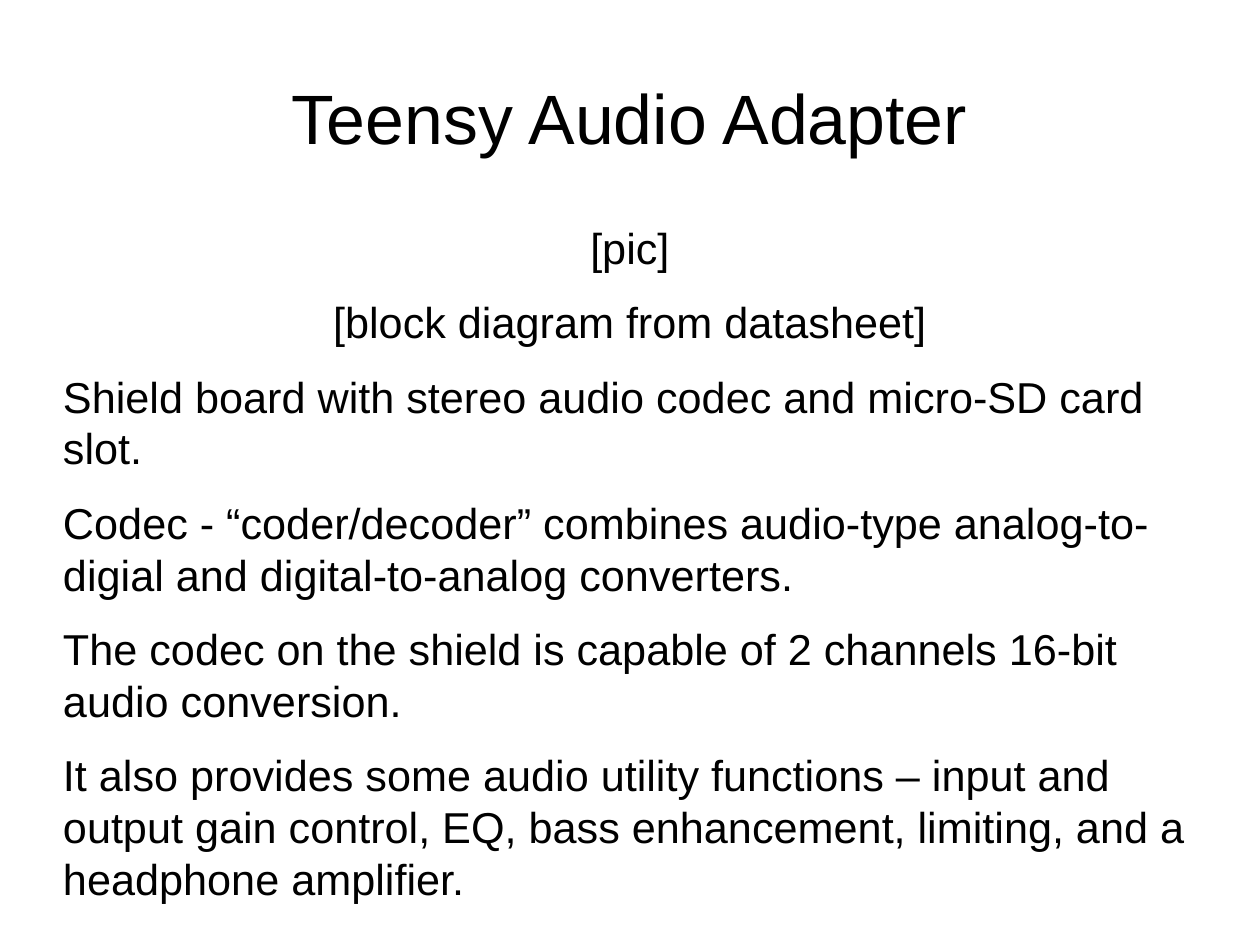
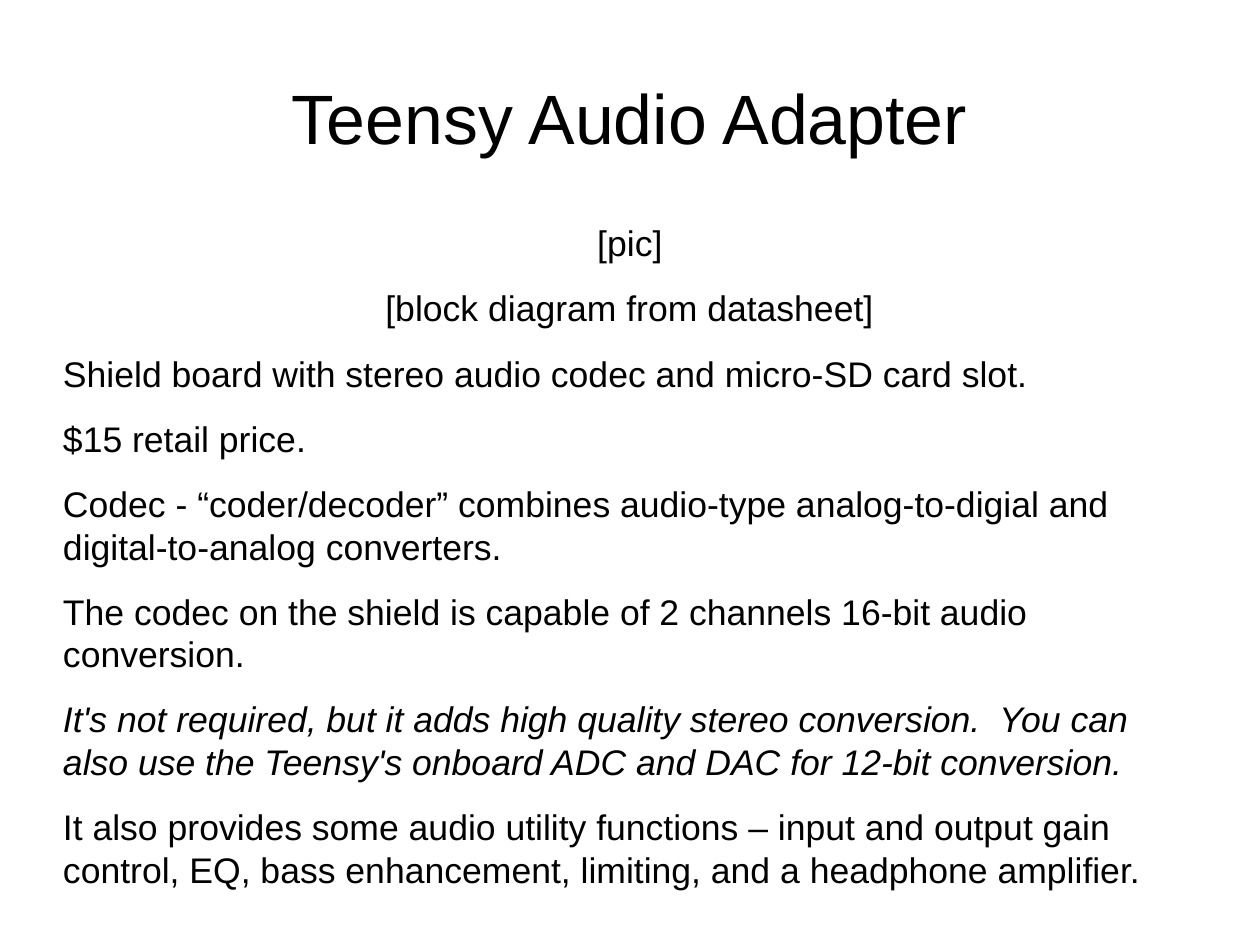
Before and after one commit to Jacquot-SFE/Teensy-synth-platform, a slide deck: slide 4 of presentation/slides/teensy-synthesis.odp. Drawn at 1260x945 pixels with LibreOffice and Linux fonts; fonts in the diff are those of the drawing. Boxes give left, top, right and bottom in pixels: in the first picture for what was removed or moved away, otherwise in the second. Text is boxed around its words. In the diff, an @@ line names an element or a change of style, - is before the commit and + after.

```diff
--- a/presentation/slides/teensy-synthesis.odp
+++ b/presentation/slides/teensy-synthesis.odp
@@ text at (63, 230, 1140, 890): size 27.2 to 22.4 pt in "[pic]", "[block diagram from datasheet]", "Shield board with stereo audio codec and ...", "Codec - “coder/decoder” combines audio-type analog-to-digial ..." and 2 more places @@
@@ text at (63, 425, 306, 459): paragraph added @@
+$15 retail price.
@@ text at (63, 706, 1128, 782): paragraph added @@
+It's not required, but it adds high quality stereo conversion. You can also use the Teensy's onboard ADC and DAC for 12-bit conversion.
```
Also in this commit, not shown: 2 other slides changed.
